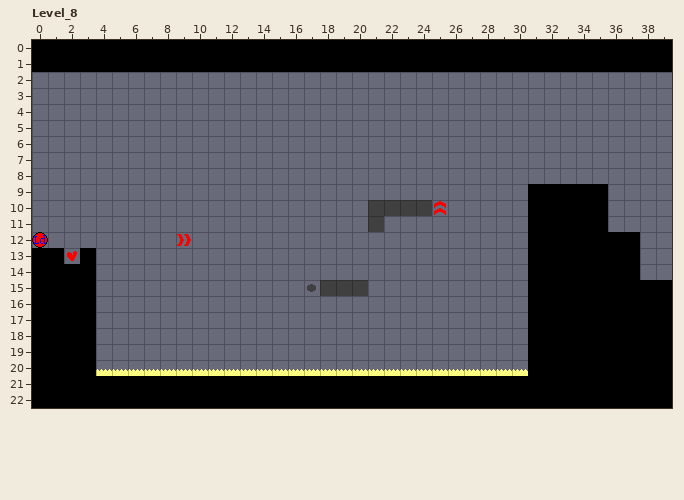
A LDtk project gets an edit: Assets/Game/World/Levels.ldtk. Above, as it was before the edit.
Cells are 16x16 px. Shown: Level_8 x 0..39, y 0..22. The commit also changed other parts of the map, which this record leaves out.
After the commit:
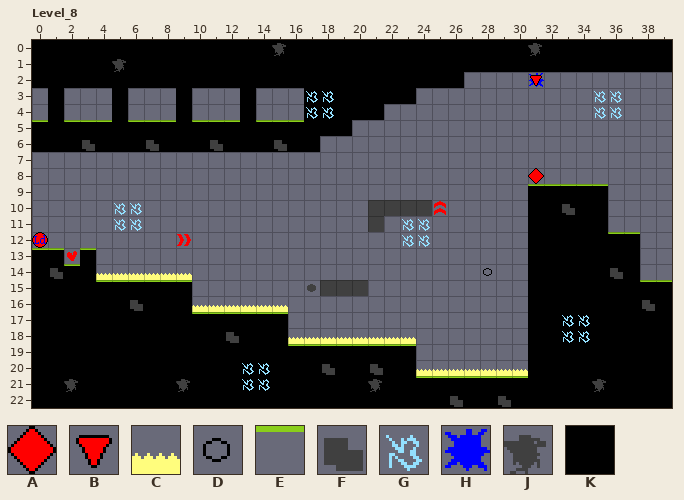
Key: from "Controls": A 1, B 6; from "Entities": C 14, D 20, E 28, F 34, G 39, H 50, J 54; from "Ground": K 0.
_ is an empty cell.
Tiles replaced or removed in this view: C.
From old to new:
Changed rows in their new state; . is an unchanged cell.
Layer "Ground":
first column x 0:
 2 KKKKKKKKKKKKKKKKKKKKKKKKKKK
 3 .K...K...K...K...KKKKKKK...
 4 .K...K...K...K...KKKKK.....
 5 KKKKKKKKKKKKKKKKKKKK.......
 6 KKKKKKKKKKKKKKKKKK.........
first column x 4:
15 KKKKKK..............
16 KKKKKK..............
17 KKKKKKKKKKKK........
18 KKKKKKKKKKKK........
19 KKKKKKKKKKKKKKKKKKKK
20 KKKKKKKKKKKKKKKKKKKK
Layer "Entities":
first column x 0:
 0 ...............J...............J........
 1 .....J..................................
 2 ...............................H........
 3 .................GG................GG...
 4 .................GG................GG...
 5 E.EEE.EEE.EEE.EEE.......................
 6 ...F...F...F...F........................
 9 ...............................EEEEE....
10 .....GG..........................F......
11 .....GG................GG...............
12 .......................GG...........EE..
13 EE.E....................................
14 .FE.CCCCCC..................D.......F...
15 ....EEEEEE............................EE
16 ......F...CCCCCC......................F.
17 ..........EEEEEE.................GG.....
18 ............F...CCCCCCCC.........GG.....
19 ................EEEEEEEE................
20 ...._________GG___F__F__................
21 ..J......J...GG......J..EEEEEEE....J....
22 ..........................F..F..........
Layer "Controls":
first column x 31:
 2 B
first column x 31:
 8 A
